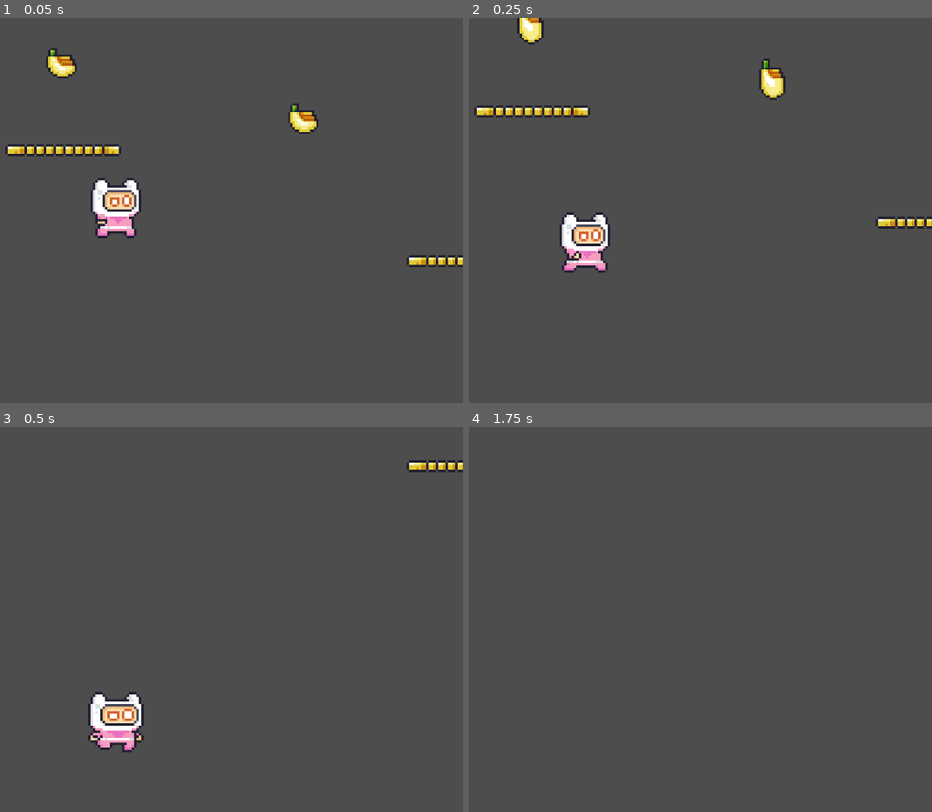
Above: before the commit, frames 1-4 (two rows, left to right).
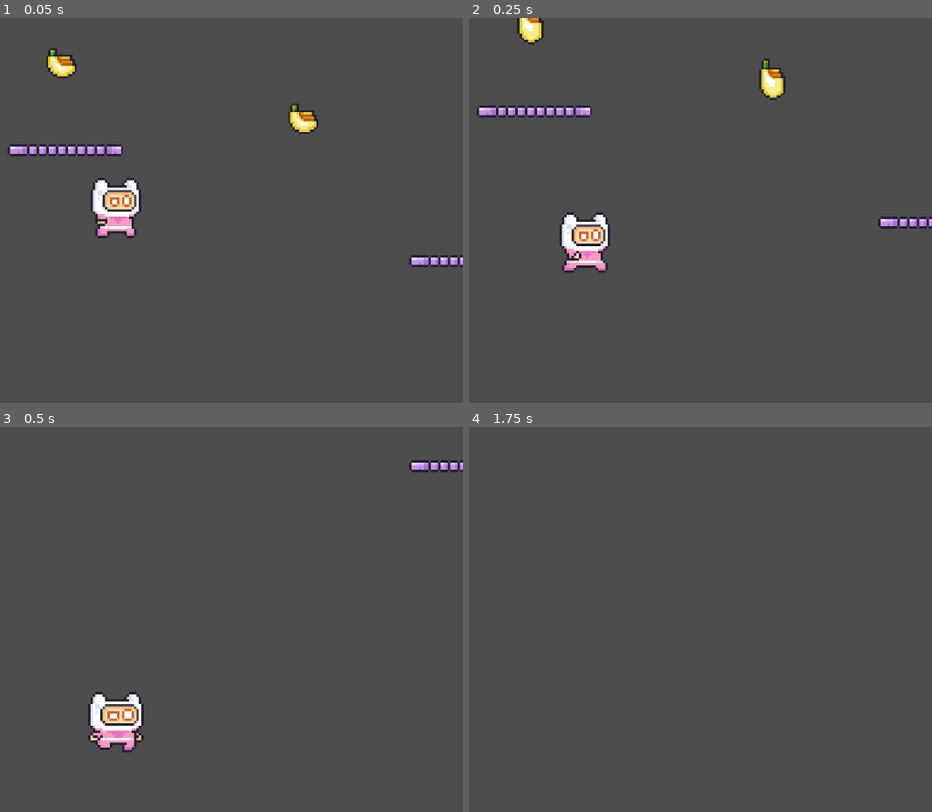
Above: after the commit, the same moments.

Repository: sopip/Godot-first-platformer
Game: Godot game, scene res://Scenes/MainScene.tscn
Two runs of this game, one before a commit and one after it. Both use one fixed random seed, a clock stepped at 60 frames per second and the inputs below.
Inputs:
- Up to frame 1 (0.05 s): no input
- Up to frame 2 (0.25 s): no input
- Up to frame 3 (0.5 s): no input
- Up to frame 4 (1.75 s): tap A (a) at 0.6 s; tap D (d) at 0.8, 1.35 s; tap Enter at 1.25 s; tap W (w) at 1.55 s

The runs differ from the first frame. In frame 1, 0.9% of the frame differs, in the area x 1-100%, y 32-65%; in frame 2, 0.9%; in frame 3, 0.3%; in frame 4, nothing differs.

Commit message:
Update Platform.tscn

Diff:
--- a/Scenes/Platform.tscn
+++ b/Scenes/Platform.tscn
@@ -1,6 +1,6 @@
 [gd_scene load_steps=3 format=3 uid="uid://drynmy0f1hxf"]
 
-[ext_resource type="Texture2D" uid="uid://bfwkuvmx64h7l" path="res://Assets/Terrain/Terrain (16x16).png" id="1_kyvs0"]
+[ext_resource type="Texture2D" uid="uid://bppmr1v7qalt2" path="res://Assets/Terrain/Terrain cutesy.png" id="1_2e2f5"]
 
 [sub_resource type="RectangleShape2D" id="RectangleShape2D_bbpu4"]
 size = Vector2(48, 4.5)
@@ -8,7 +8,7 @@
 [node name="Platforms" type="AnimatableBody2D"]
 
 [node name="Sprite2D" type="Sprite2D" parent="."]
-texture = ExtResource("1_kyvs0")
+texture = ExtResource("1_2e2f5")
 region_enabled = true
 region_rect = Rect2(271.971, -0.0549393, 48.3767, 4.99983)
 
